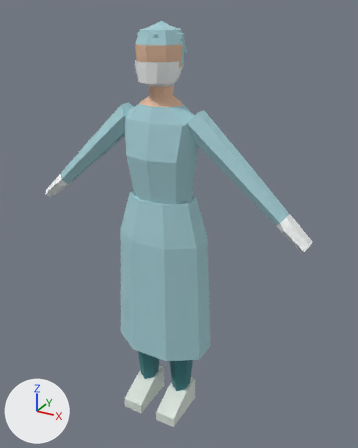
The FBX model Assets/Character/Surgeon_Female/Surgeon_Female.fbx, before and after one commit.
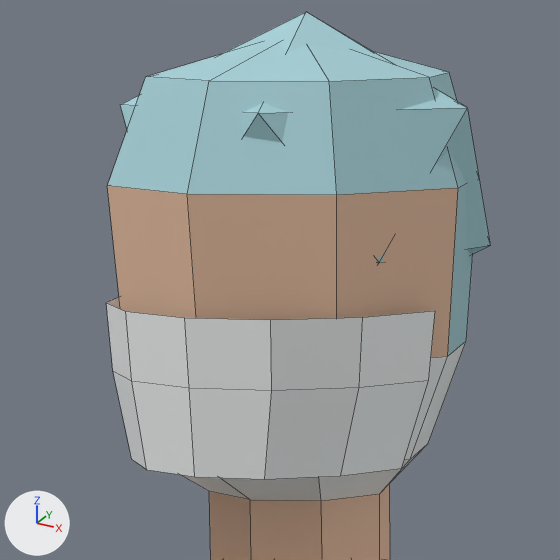
Old and new are each drawn whole from a camera (50 mm lens) standing at (0.952, -1.596, 1.714) and looking at (0.049, 0.046, 0.893) and again close up on the part from 34% to 55% of the width and 4% to 21% of the height. The lights are fixed; the arrows at lower left show +X, +Y and +Z. The first two pictures are the older version. The close-ups show mesh edges as thin lines.

Objects in the first close-up: 'Surgeon_Female'.
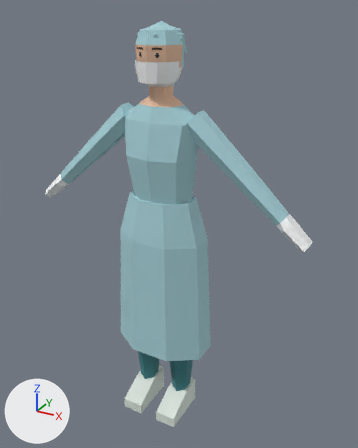
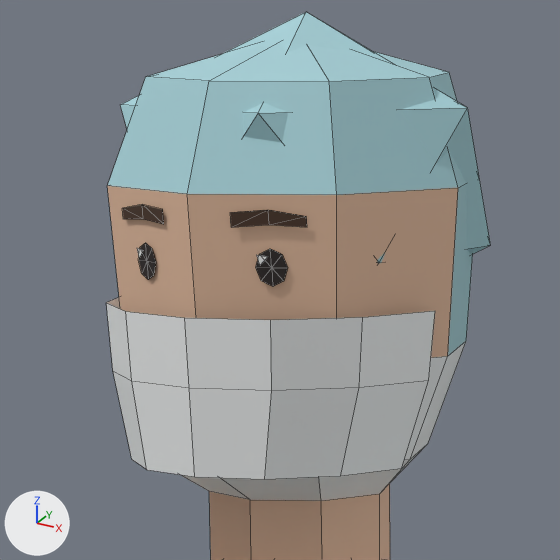
Location of each change, (x1, y1, x2, y2) in pixels of the close-ups (560 x 560 px):
part 1 of me_surgeon_female, added
    after: (123, 204, 307, 286)

The change, as a diff of the scene's bpy script:
```diff
--- a/Assets/Character/Surgeon_Female/Surgeon_Female.fbx.py
+++ b/Assets/Character/Surgeon_Female/Surgeon_Female.fbx.py
@@ img_facepalette_png @@
+img_facepalette_png = load_image('FacePalette.png', '../Face/FacePalette.png', 32, 16, 'sRGB')
@@ mat_surgeon_female_face @@
+mat_surgeon_female_face = principled_material('Surgeon_Female_Face')
+mat_surgeon_female_face.texture = img_facepalette_png
+mat_surgeon_female_face.roughness = 0.55
@@ me_surgeon_female @@
 # used by ob_surgeon_female; location = (0.0, 0.0, 0.0)
-me_surgeon_female.from_pydata(...)  # 330 vertices, 308 faces; spans x -0.6..0.6, y -0.15..0.13, z 0.0..1.67
+me_surgeon_female.from_pydata(...)  # 388 vertices, 352 faces; spans x -0.6..0.6, y -0.15..0.13, z 0.0..1.67
+# me_surgeon_female part 1
+# 58 vertices are added at x -0.05..0.05, y -0.09..-0.07, z 1.55..1.59
+# 44 new faces join them, mat_surgeon_female_face (picture img_facepalette_png)
 me_surgeon_female.materials.append(mat_surgeon_female_gown)
@@ me_surgeon_female @@
 me_surgeon_female.materials.append(mat_surgeon_female_shoes)
+me_surgeon_female.materials.append(mat_surgeon_female_face)  # picture img_facepalette_png
```
